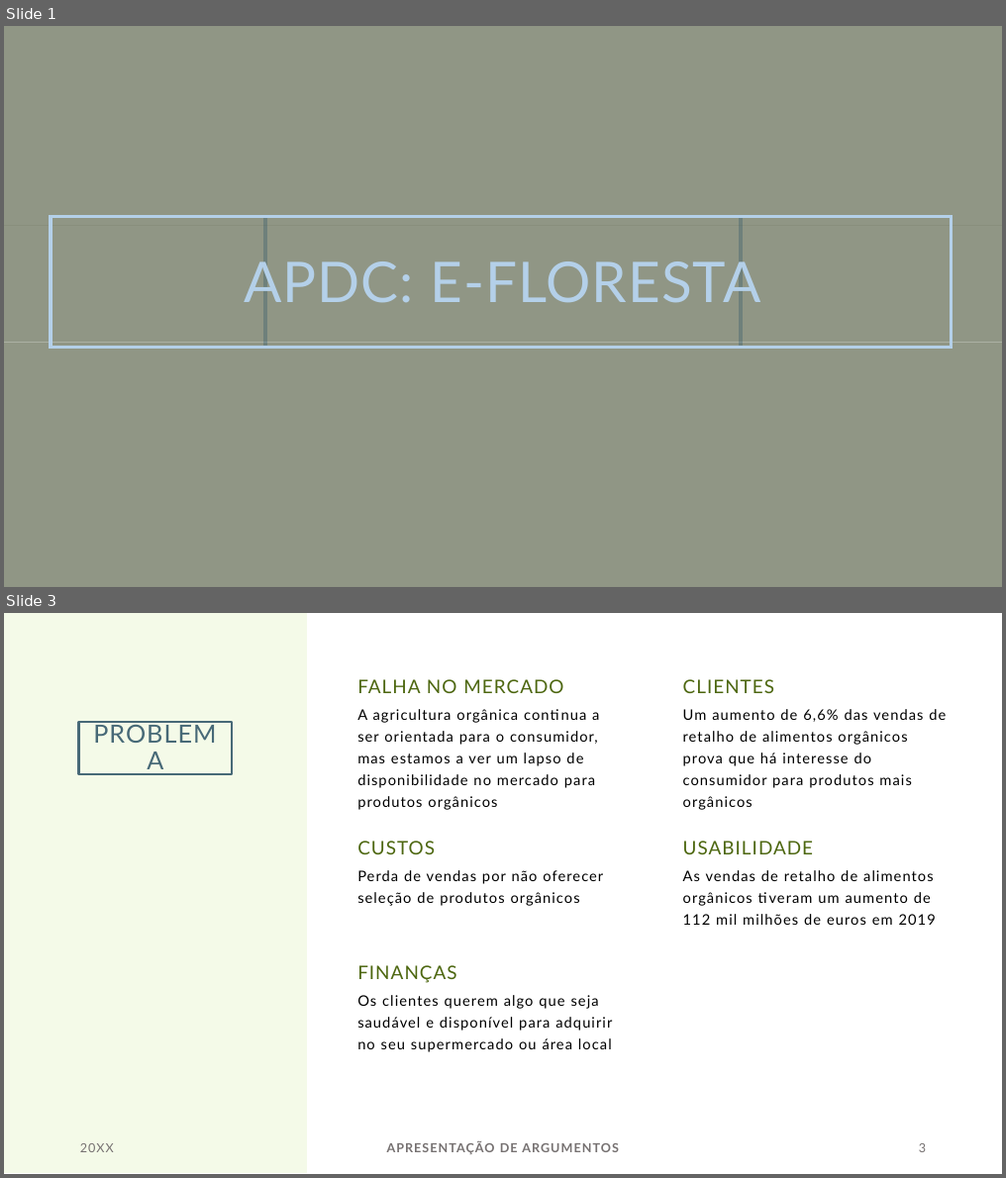
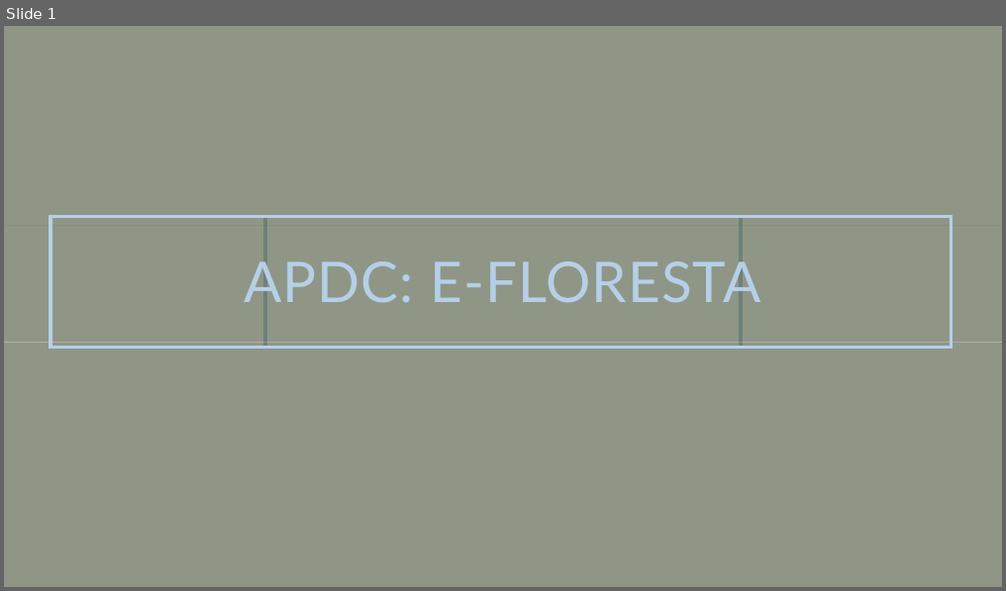
Before and after one commit to Timzudo/E-Floresta, a slide deck: Apresentacao_ALFA.pptx. Shown one above the other, each under a label of ours: slides 1 and 3 before the commit, slide 1 after it; the slides between them are not shown. The pictures are 1006x1178 and 1006x591 pixels, drawn with LibreOffice and Linux fonts; fonts in the diff are those of the drawing; background and template pictures are left out. Boxes give left, top, right and bottom in pixels: in the first picture for what was removed or moved away, otherwise in the second. Text is boxed around its words. In the diff, an @@ line names an element or a change of style, - is before the commit and + after.

Commit message:
Apresentacao_ALFA
Atualização do powerpoint para a apresentação ALFA

```diff
--- a/Apresentacao_ALFA.pptx
+++ b/Apresentacao_ALFA.pptx
@@ slide 3 removed at (4, 613, 1002, 1174), background #FFFFFF @@
@@ rectangle removed at (4, 613, 307, 1173) @@
@@ text removed at (357, 679, 563, 693) @@
-FALHA NO MERCADO
@@ text removed at (683, 679, 774, 693) @@
-CLIENTES
@@ title removed at (79, 722, 233, 774) @@
-PROBLEMA
@@ text removed at (357, 709, 599, 810) @@
-A agricultura orgânica continua a ser orientada para o consumidor, mas estamos a ver um lapso de disponibilidade no mercado para produtos orgânicos
@@ text removed at (683, 709, 945, 810) @@
-Um aumento de 6,6% das vendas de retalho de alimentos orgânicos prova que há interesse do consumidor para produtos mais orgânicos
@@ text removed at (357, 841, 435, 855) @@
-CUSTOS
@@ text removed at (683, 841, 813, 855) @@
-USABILIDADE
@@ text removed at (357, 870, 603, 906) @@
-Perda de vendas por não oferecer seleção de produtos orgânicos
@@ text removed at (683, 870, 936, 925) @@
-As vendas de retalho de alimentos orgânicos tiveram um aumento de 112 mil milhões de euros em 2019
@@ text removed at (357, 965, 456, 983) @@
-FINANÇAS
@@ text removed at (357, 995, 612, 1053) @@
-Os clientes querem algo que seja saudável e disponível para adquirir no seu supermercado ou área local
@@ text removed at (80, 1144, 114, 1153) @@
-20XX
@@ text removed at (387, 1142, 619, 1155) @@
-APRESENTAÇÃO DE ARGUMENTOS
@@ page number removed at (919, 1144, 926, 1153) @@
-3
```
Also in this commit, not shown: 2 slides changed, 3 slides added, 6 other slides removed.
